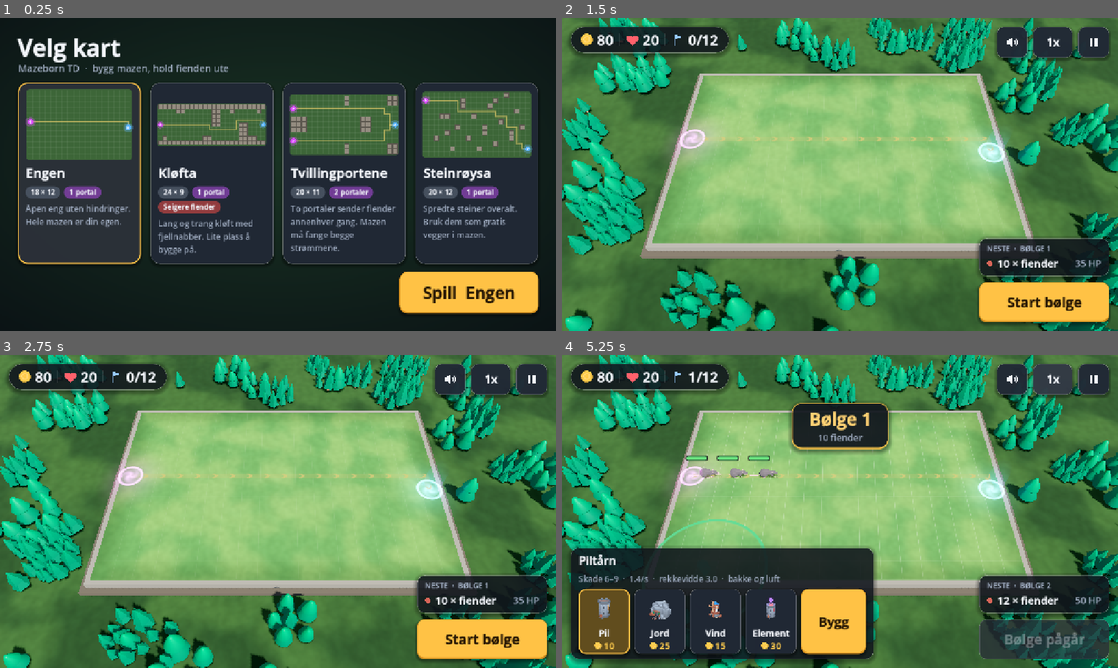
Above: before the commit, frames 1-4 (two rows, left to right).
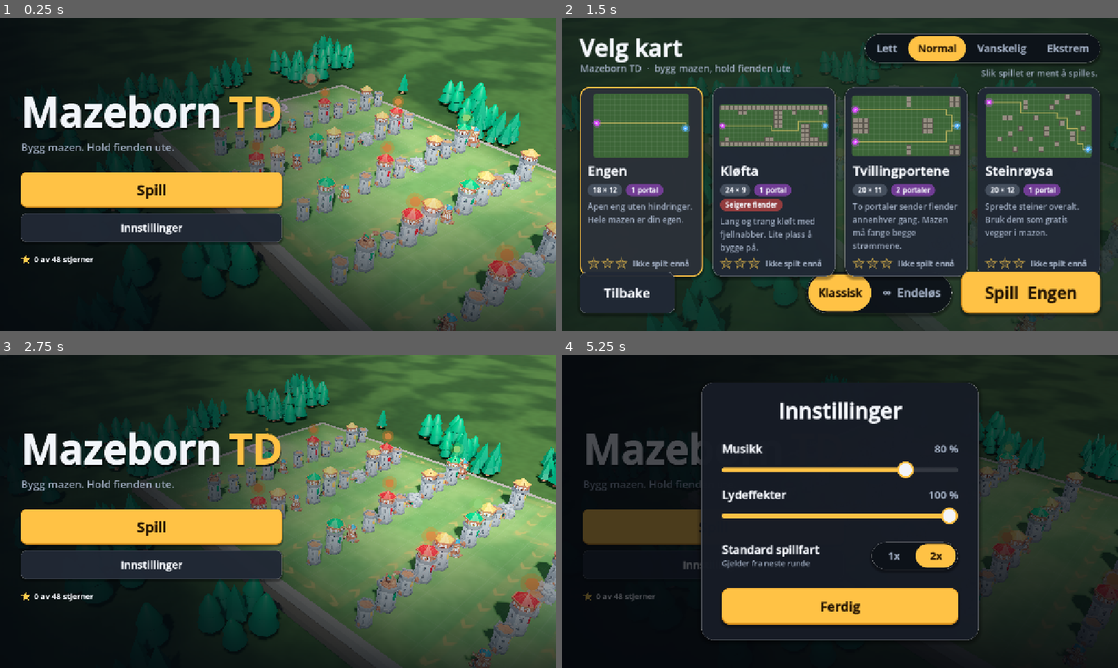
Above: after the commit, the same moments.

Repository: kristofferchr/Mazeborn-td
Game: Godot game, scene res://main.tscn
Same seed, same stepped clock (60 frames per second), same inputs: the game is played once before the commit and once after it.
Inputs (mouse positions are in pixels of both pictures, inside the frame that each line leads up to):
- Up to frame 1 (0.25 s): no input
- Up to frame 2 (1.5 s): click "Spill Engen" (after the commit: "Spill") at 0.5 s; click (840, 293) at 1.25 s, where only the run after the commit has a clickable "Klassisk"
- Up to frame 3 (2.75 s): click (66, 630) at 2 s, where only the run after the commit has a clickable "Tilbake"
- Up to frame 4 (5.25 s): click (712, 564) at 2.75 s, where only the run after the commit has a clickable "Innstillinger"; click (1045, 639) at 3.5 s, where only the run before the commit has a clickable "Start bølge"; click "1x" at 4.25 s; click "2x" at 5 s

The runs differ from the first frame. In frame 1, 72% of the frame differs, in the area x 3-100%, y 0-100%; in frame 2, 91%; in frame 3, 91%, in the area x 0-100%, y 0-100%; in frame 4, 86%.

Commit message:
Add a title screen and difficulty, mode and stars to the map select
The app starts on a title screen over a slowly circling 3D maze. The map
select gets a difficulty selector, a Klassisk/Endeløs selector and the
best result with stars per map, and sends its options (difficulty and
mode) with play_pressed. tools/menus.tscn renders each menu for
screenshots.

Co-Authored-By: Claude Opus 5.5 <noreply@anthropic.com>
Claude-Session: https://claude.ai/code/session_01N2P7G3PxPiaDcM9ztRnmNf

Diff:
--- a/game/main.gd
+++ b/game/main.gd
@@ -1,42 +1,79 @@
 extends Node
-## The app: the map select first, then a round on the chosen map (round.tscn).
-## "Prøv igjen" starts the same map again and "Velg kart" goes back to the
-## map select, with the last map chosen.
+## The app: the title screen, then the map select (with the difficulty), then
+## a round on the chosen map (round.tscn). Both menus sit over a slowly
+## circling 3D map (MenuBackdrop). "Prøv igjen" starts the same map and options
+## again; "Velg kart" and "Avslutt til kart" go back to the map select. The
+## last map, difficulty and mode are kept in the settings (UserSettings).
 
 const ROUND := preload("res://round.tscn")
 
-static var last_map := Maps.DEFAULT
-
+var backdrop: MenuBackdrop
+var title: TitleScreen
 var menu: MapSelect
 var current_round: Round
 
 
 func _ready() -> void:
-	show_menu()
+	show_title()
+
+
+func show_title() -> void:
+	_clear()
+	_ensure_backdrop()
+	title = TitleScreen.new()
+	title.play_pressed.connect(show_menu, CONNECT_DEFERRED)
+	add_child(title)
 
 
 func show_menu() -> void:
 	_clear()
+	_ensure_backdrop()
+	var settings := UserSettings.open()
 	menu = MapSelect.new()
-	menu.selected = last_map
+	menu.selected = settings.map_id
+	menu.difficulty = settings.difficulty
+	menu.endless = settings.mode == Progress.ENDLESS
 	menu.play_pressed.connect(play, CONNECT_DEFERRED)
+	menu.back_pressed.connect(show_title, CONNECT_DEFERRED)
 	add_child(menu)
 
 
-func play(map_id: String) -> void:
-	last_map = map_id
+## Starts a round. options go to Game.create_map as they are (difficulty and
+## any keys other menus add).
+func play(map_id: String, options: Dictionary = {}) -> void:
+	var settings := UserSettings.open()
+	settings.map_id = map_id
+	settings.difficulty = str(options.get("difficulty", settings.difficulty))
+	settings.mode = Progress.mode_of(options)
+	settings.save()
 	_clear()
+	_free(backdrop)
+	backdrop = null
 	current_round = ROUND.instantiate() as Round
 	current_round.map_id = map_id
-	current_round.retry_requested.connect(play.bind(map_id), CONNECT_DEFERRED)
+	current_round.options = options.duplicate(true)
+	current_round.retry_requested.connect(play.bind(map_id, options), CONNECT_DEFERRED)
 	current_round.maps_requested.connect(show_menu, CONNECT_DEFERRED)
 	add_child(current_round)
 
 
+func _ensure_backdrop() -> void:
+	if not is_instance_valid(backdrop):
+		backdrop = MenuBackdrop.new()
+		backdrop.map_id = UserSettings.open().map_id
+		add_child(backdrop)
+		move_child(backdrop, 0)
+
+
 func _clear() -> void:
-	for n: Node in [menu, current_round]:
-		if is_instance_valid(n):
-			remove_child(n)
-			n.queue_free()
+	for n: Node in [title, menu, current_round]:
+		_free(n)
+	title = null
 	menu = null
 	current_round = null
+
+
+func _free(n: Node) -> void:
+	if is_instance_valid(n):
+		remove_child(n)
+		n.queue_free()
--- /dev/null
+++ b/game/tools/menus.gd
@@ -0,0 +1,78 @@
+extends Node
+## Screenshot scene for the menus. Env MENU picks the screen: title,
+## title_settings, maps (with made-up progress), pause, settings, won or lost
+## (end screen with a new record). Progress goes to a temp file. For maps,
+## MENU_LEVEL picks the difficulty and MENU_MODE=endless the endless mode.
+## Usage: MENU=maps scripts/screenshot.sh out.png res://tools/menus.tscn 30 2532x1170
+
+const PROGRESS := "user://menus_shot_progress.cfg"
+const END_PROGRESS := "user://menus_shot_end.cfg"
+const DEMO := "res://tools/demo.tscn"
+
+
+func _ready() -> void:
+	var which := OS.get_environment("MENU")
+	if which == "":
+		which = "title"
+	var progress := _progress()
+	match which:
+		"title", "title_settings":
+			add_child(MenuBackdrop.new())
+			var title := TitleScreen.new()
+			title.progress = progress
+			add_child(title)
+			if which == "title_settings":
+				title._open_settings()
+		"maps":
+			add_child(MenuBackdrop.new())
+			var menu := MapSelect.new()
+			menu.progress = progress
+			menu.selected = "klofta"
+			var level := OS.get_environment("MENU_LEVEL")
+			menu.difficulty = level if level != "" else "normal"
+			menu.endless = OS.get_environment("MENU_MODE") == "endless"
+			add_child(menu)
+		"pause", "settings":
+			var demo: Node = load(DEMO).instantiate()
+			add_child(demo)
+			var round := demo.get_child(0) as Round
+			for i in 15:  # let the HUD and the board catch up first
+				await get_tree().process_frame
+			round.set_paused(true)
+			if which == "settings":
+				round.hud._pause_menu.settings_pressed.emit()
+		"won", "lost":
+			var demo: Node = load(DEMO).instantiate()
+			add_child(demo)
+			var round := demo.get_child(0) as Round
+			# A fresh file: the first win is a new record.
+			round.progress_path = END_PROGRESS
+			if FileAccess.file_exists(END_PROGRESS):
+				DirAccess.remove_absolute(ProjectSettings.globalize_path(END_PROGRESS))
+			var game := round.game
+			game.creeps.clear()
+			if which == "won":
+				game.wave = game.waves.size()
+				game.lives = 17
+				game.phase = Game.Phase.WON
+			else:
+				game.lives = 0
+				game.phase = Game.Phase.LOST
+			game.game_over.emit(which == "won")
+
+
+## Some made-up results: Engen won flawlessly, Kløfta won narrowly, a loss on
+## Tvillingportene, Steinrøysa not played.
+func _progress() -> Progress:
+	var p := Progress.new(PROGRESS)
+	p.record("engen", "normal", {"won": true, "lives": 20, "wave": 12, "waves": 12, "stars": 3})
+	p.record("klofta", "normal", {"won": true, "lives": 4, "wave": 12, "waves": 12, "stars": 1})
+	p.record(
+		"tvillingportene", "normal", {"won": false, "lives": 0, "wave": 9, "waves": 12, "stars": 0}
+	)
+	p.record("engen", "hard", {"won": true, "lives": 12, "wave": 12, "waves": 12, "stars": 2})
+	p.record("engen", "easy", {"won": true, "lives": 30, "wave": 12, "waves": 12, "stars": 3})
+	for id: String in ["engen", "klofta"]:
+		p.record(id, "normal", {"wave": 31 if id == "engen" else 18, "mode": "endless"})
+	p.save()
+	return p
--- /dev/null
+++ b/game/tools/menus.tscn
@@ -0,0 +1,6 @@
+[gd_scene load_steps=2 format=3]
+
+[ext_resource type="Script" path="res://tools/menus.gd" id="1"]
+
+[node name="Menus" type="Node"]
+script = ExtResource("1")
--- a/game/view/map_select.gd
+++ b/game/view/map_select.gd
@@ -1,30 +1,57 @@
 class_name MapSelect
 extends Control
-## Map select before a round: a card per map (schematic, name, description and
-## chips) and a "Spill" button for the chosen one. Look: UiStyle.
-
-signal play_pressed(map_id: String)
+## Map select before a round: a difficulty selector, a card per map (schematic,
+## name, chips, description and the best result on the chosen difficulty and
+## mode, with stars), "Tilbake", a mode selector (Klassisk / Endeløs) and a
+## "Spill" button for the chosen map. Look: UiStyle.
+## Drawn over the MenuBackdrop with a translucent shade (opaque on its own).
+
+## options for Game.create_map: {"difficulty": id, "mode": "classic"|"endless"}.
+signal play_pressed(map_id: String, options: Dictionary)
+signal back_pressed
 
 const MARGIN := 40.0
 const GAP := 22
 
 var selected := Maps.DEFAULT
+var difficulty := Difficulty.DEFAULT
+var endless := false  # play the endless mode
+var progress: Progress
+var opaque := false  # draw the backdrop fully (no 3D behind)
 
 var _cards: Dictionary = {}  # map id -> Button
 var _grid: GridContainer
 var _play: Button
+var _back_button: Button
 var _title: Label
 var _subtitle: Label
+var _levels: Segmented
+var _level_text: Label
+var _modes: Segmented
 var _back: Texture2D
 
 
 func _ready() -> void:
-	set_anchors_preset(Control.PRESET_FULL_RECT)
+	set_anchors_and_offsets_preset(Control.PRESET_FULL_RECT)
 	theme = UiStyle.theme()
+	if progress == null:
+		progress = Progress.open()
+	if not Difficulty.exists(difficulty):
+		difficulty = Difficulty.DEFAULT
 	_build()
 	get_viewport().size_changed.connect(_layout)
 	_select(selected if _cards.has(selected) else Maps.DEFAULT)
+	_set_difficulty(difficulty)
 	_layout()
+
+
+## Options for the chosen difficulty and mode, as sent with play_pressed.
+func options() -> Dictionary:
+	return {"difficulty": difficulty, "mode": Progress.ENDLESS if endless else Progress.CLASSIC}
+
+
+func _mode() -> String:
+	return Progress.ENDLESS if endless else Progress.CLASSIC
 
 
 func _build() -> void:
@@ -33,6 +60,24 @@
 	add_child(_title)
 	_subtitle = UiStyle.label("Mazeborn TD  ·  bygg mazen, hold fienden ute", 22, UiStyle.MUTED)
 	add_child(_subtitle)
+
+	var names: Array[String] = []
+	for id in Difficulty.ids():
+		names.append(Difficulty.display_name(id))
+	_levels = Segmented.make(names, Difficulty.ids().find(difficulty), 24, 68)
+	_levels.changed.connect(func(i: int) -> void: _set_difficulty(Difficulty.ids()[i]))
+	add_child(_levels)
+	_level_text = UiStyle.label("", 20, UiStyle.MUTED)
+	_level_text.horizontal_alignment = HORIZONTAL_ALIGNMENT_RIGHT
+	add_child(_level_text)
+	var modes: Array[String] = ["Klassisk", "∞  Endeløs"]
+	_modes = Segmented.make(modes, 1 if endless else 0, 26, 96)
+	_modes.changed.connect(
+		func(i: int) -> void:
+			endless = i == 1
+			_show_results()
+	)
+	add_child(_modes)
 
 	_grid = GridContainer.new()
 	_grid.add_theme_constant_override("h_separation", GAP)
@@ -43,13 +88,22 @@
 		_grid.add_child(card)
 		_cards[id] = card
 
+	_back_button = Button.new()
+	_back_button.text = "Tilbake"
+	_back_button.focus_mode = Control.FOCUS_NONE
+	_back_button.custom_minimum_size = Vector2(220, 96)
+	_back_button.add_theme_font_size_override("font_size", 30)
+	UiStyle.style_button(_back_button, "secondary")
+	_back_button.pressed.connect(func() -> void: back_pressed.emit())
+	add_child(_back_button)
+
 	_play = Button.new()
 	_play.text = "Spill"
 	_play.focus_mode = Control.FOCUS_NONE
 	_play.custom_minimum_size = Vector2(320, 96)
 	_play.add_theme_font_size_override("font_size", 38)
 	UiStyle.style_button(_play, "primary")
-	_play.pressed.connect(func() -> void: play_pressed.emit(selected))
+	_play.pressed.connect(func() -> void: play_pressed.emit(selected, options()))
 	add_child(_play)
 
 
@@ -88,8 +142,7 @@
 	var preview := MapPreview.make(grid, Vector2(0, 150))
 	preview.name = "Preview"
 	box.add_child(preview)
-	var title := UiStyle.label(str(m.name), 30, UiStyle.TEXT, true)
-	box.add_child(title)
+	box.add_child(UiStyle.label(str(m.name), 30, UiStyle.TEXT, true))
 	var chips := HFlowContainer.new()
 	chips.add_theme_constant_override("h_separation", 8)
 	chips.add_theme_constant_override("v_separation", 6)
@@ -105,7 +158,33 @@
 	text.autowrap_mode = TextServer.AUTOWRAP_WORD_SMART
 	text.size_flags_vertical = Control.SIZE_EXPAND_FILL
 	box.add_child(text)
+	# The best result on the chosen difficulty: stars and a line of text.
+	var result := HBoxContainer.new()
+	result.add_theme_constant_override("separation", 12)
+	result.mouse_filter = Control.MOUSE_FILTER_IGNORE
+	var stars := UiStyle.stars(0, 28)
+	stars.name = "Stars"
+	stars.size_flags_vertical = Control.SIZE_SHRINK_CENTER
+	result.add_child(stars)
+	var best := UiStyle.label("", 18, UiStyle.MUTED, true)
+	best.name = "Best"
+	best.size_flags_vertical = Control.SIZE_SHRINK_CENTER
+	best.size_flags_horizontal = Control.SIZE_EXPAND_FILL
+	best.autowrap_mode = TextServer.AUTOWRAP_WORD_SMART
+	result.add_child(best)
+	box.add_child(result)
 	return card
+
+
+## Text for the best result on a map: "Beste: seier, 14 liv igjen" ...
+static func best_text(best: Dictionary) -> String:
+	if best.is_empty():
+		return "Ikke spilt ennå"
+	if bool(best.won):
+		return "Beste: seier, %d liv igjen" % int(best.lives)
+	if int(best.get("waves", 0)) <= 0:
+		return "Beste: bølge %d" % int(best.wave)  # endless
+	return "Beste: bølge %d av %d" % [int(best.wave), int(best.waves)]
 
 
 func _select(id: String) -> void:
@@ -114,6 +193,29 @@
 		(_cards[key] as Button).set_pressed_no_signal(key == id)
 	if _play:
 		_play.text = "Spill  %s" % Maps.load_map(id).name
+
+
+func _set_difficulty(id: String) -> void:
+	difficulty = id
+	_levels.select(Difficulty.ids().find(id))
+	_level_text.text = str(Difficulty.level(id).get("description", ""))
+	_show_results()
+
+
+## Stars (classic) and the best result on every card for the chosen difficulty
+## and mode.
+func _show_results() -> void:
+	for map_id: String in _cards:
+		var card := _cards[map_id] as Button
+		var best := progress.best(map_id, difficulty, _mode())
+		var stars := card.find_child("Stars", true, false) as HBoxContainer
+		UiStyle.set_stars(stars, progress.stars(map_id, difficulty))
+		stars.visible = not endless
+		var label := card.find_child("Best", true, false) as Label
+		label.text = best_text(best)
+		var good := bool(best.get("won", false)) or (endless and not best.is_empty())
+		label.add_theme_color_override("font_color", UiStyle.GOLD if good else UiStyle.MUTED)
+	_place()
 
 
 ## Cards in one row on wide screens and in two on narrower ones, sized to fit
@@ -124,11 +226,11 @@
 	_grid.columns = cols
 	var rows := ceili(_cards.size() / float(cols))
 	var w := clampf((area.size.x - GAP * (cols - 1)) / cols, 240.0, 560.0)
-	var h := clampf((area.size.y - 230.0 - GAP * (rows - 1)) / rows, 220.0, 420.0)
+	var h := clampf((area.size.y - 250.0 - GAP * (rows - 1)) / rows, 220.0, 440.0)
 	for card: Button in _cards.values():
 		card.custom_minimum_size = Vector2(w, h)
 		var preview := card.find_child("Preview", true, false) as Control
-		preview.custom_minimum_size.y = clampf(h * 0.38, 90.0, 170.0)
+		preview.custom_minimum_size.y = clampf(h * 0.36, 90.0, 170.0)
 	_place()
 	_fit_cards.call_deferred()
 
@@ -145,17 +247,37 @@
 
 
 func _place() -> void:
+	if _grid == null:
+		return
 	var area := _area()
 	_grid.reset_size()
 	_title.position = area.position
 	_subtitle.position = area.position + Vector2(2, 68)
-	var grid_top := area.position.y + 116.0
+	_levels.reset_size()
+	_levels.position = Vector2(area.end.x - _levels.size.x, area.position.y + 4.0)
+	_level_text.reset_size()
+	_level_text.position = Vector2(
+		area.end.x - _level_text.size.x - 8.0, _levels.position.y + _levels.size.y + 8.0
+	)
+	# On narrow screens the selector goes under the title.
+	var title_end := area.position.x + maxf(_title.size.x, _subtitle.size.x) + 32.0
+	var grid_top := area.position.y + 126.0
+	if _levels.position.x < title_end:
+		_levels.position = Vector2(area.position.x, area.position.y + 112.0)
+		_level_text.position = Vector2(
+			_levels.position.x + _levels.size.x + 18.0,
+			_levels.position.y + (_levels.size.y - _level_text.size.y) / 2.0
+		)
+		grid_top = _levels.position.y + _levels.size.y + 24.0
 	_grid.position = Vector2(area.get_center().x - _grid.size.x / 2.0, grid_top)
 	_play.size = _play.custom_minimum_size
 	_play.reset_size()
-	_play.position = Vector2(
-		area.end.x - _play.size.x, minf(grid_top + _grid.size.y + 26.0, area.end.y - _play.size.y)
-	)
+	var buttons_y := minf(grid_top + _grid.size.y + 26.0, area.end.y - _play.size.y)
+	_play.position = Vector2(area.end.x - _play.size.x, buttons_y)
+	_back_button.reset_size()
+	_back_button.position = Vector2(area.position.x, buttons_y)
+	_modes.reset_size()
+	_modes.position = Vector2(_play.position.x - 22.0 - _modes.size.x, buttons_y)
 	queue_redraw()
 
 
@@ -172,8 +294,10 @@
 
 func _draw() -> void:
 	var vp := get_viewport_rect().size
-	draw_rect(Rect2(Vector2.ZERO, vp), Color(0.03, 0.05, 0.07))
-	draw_texture_rect(_back, Rect2(Vector2.ZERO, vp), false)
+	var a := 1.0 if opaque else 0.82
+	if opaque:
+		draw_rect(Rect2(Vector2.ZERO, vp), Color(0.03, 0.05, 0.07))
+	draw_texture_rect(_back, Rect2(Vector2.ZERO, vp), false, Color(1, 1, 1, a))
 
 
 ## Dark backdrop with a soft green glow in the middle.
--- /dev/null
+++ b/game/view/menu_backdrop.gd
@@ -0,0 +1,64 @@
+class_name MenuBackdrop
+extends Node3D
+## Behind the menus: a map with a finished maze and creeps walking through it,
+## seen by a camera that slowly circles it. The game runs with endless lives
+## and loops over the first waves. No sound and no input. Same lighting as a
+## round (Round.add_environment).
+
+const ORBIT_SPEED := 0.045  # radians per second
+const LOOP_WAVES := 6  # waves shown before starting over
+const KINDS := ["arrow", "arrow", "earth", "arrow", "elemental", "arrow", "wind", "elemental"]
+const ELEMENTS := ["fire", "ice", "lightning", "nature"]
+
+var map_id := Maps.DEFAULT
+var game: Game
+var board: BoardView
+var camera: Camera3D
+var angle := 0.6
+var h_shift := 0.28  # share of the orbit radius the view is moved left
+
+
+func _ready() -> void:
+	game = Game.create_map(map_id, 7)
+	game.lives = 1 << 30
+	game.gold = 1 << 20
+	Round.add_environment(self)
+	board = BoardView.new()
+	add_child(board)
+	board.setup(game)
+	var plan := MazePlan.serpentine(game.grid)
+	for i in plan.size():
+		game.build(plan[i], KINDS[i % KINDS.size()] if i >= 4 else "arrow")
+	var k := 0
+	for cell: Vector2i in game.towers.keys():
+		var tower: Tower = game.towers[cell]
+		if tower.kind == "elemental":
+			game.upgrade(cell, ELEMENTS[k % ELEMENTS.size()])
+		elif k % 3 == 1:
+			game.upgrade(cell)
+		k += 1
+	camera = Camera3D.new()
+	camera.fov = 40.0
+	camera.far = 200.0
+	add_child(camera)
+	camera.make_current()
+	_place_camera()
+
+
+func _process(delta: float) -> void:
+	if game.phase == Game.Phase.BUILD:
+		if game.wave >= LOOP_WAVES:
+			game.wave = 0
+		game.start_wave()
+	game.simulate(minf(delta, 0.25))
+	angle += delta * ORBIT_SPEED
+	_place_camera()
+
+
+func _place_camera() -> void:
+	var size := Vector2(game.grid.size)
+	var center := Vector3(size.x / 2.0, 0.0, size.y / 2.0)
+	var radius := maxf(size.x, size.y) * 0.85
+	var eye := center + Vector3(cos(angle) * radius, radius * 0.6, sin(angle) * radius)
+	camera.look_at_from_position(eye, center)
+	camera.h_offset = -radius * h_shift  # the map sits to the right of the menu
--- /dev/null
+++ b/game/view/title_screen.gd
@@ -0,0 +1,125 @@
+class_name TitleScreen
+extends Control
+## The start screen over the MenuBackdrop: the name, "Spill", "Innstillinger"
+## and the stars earned so far. Look: UiStyle.
+
+signal play_pressed
+
+const MARGIN := 64.0
+
+var progress: Progress
+var _column: VBoxContainer
+var _settings: SettingsPanel
+var _shade: GradientTexture2D
+var _floor: GradientTexture2D
+
+
+func _ready() -> void:
+	set_anchors_and_offsets_preset(Control.PRESET_FULL_RECT)
+	theme = UiStyle.theme()
+	if progress == null:
+		progress = Progress.open()
+	_shade = _gradient(Color(0.02, 0.04, 0.06, 0.95), Color(0.02, 0.04, 0.06, 0.0), false)
+	_shade.gradient.add_point(0.45, Color(0.02, 0.04, 0.06, 0.75))
+	_floor = _gradient(Color(0.02, 0.04, 0.06, 0.0), Color(0.02, 0.04, 0.06, 0.75), true)
+	_build()
+	get_viewport().size_changed.connect(_layout)
+	_layout()
+
+
+func _build() -> void:
+	_column = VBoxContainer.new()
+	_column.add_theme_constant_override("separation", 0)
+	add_child(_column)
+	var name_row := HBoxContainer.new()
+	name_row.add_theme_constant_override("separation", 22)
+	var title := UiStyle.label("Mazeborn", 124, UiStyle.TEXT, true)
+	title.add_theme_color_override("font_shadow_color", Color(0, 0, 0, 0.45))
+	title.add_theme_constant_override("shadow_offset_y", 6)
+	name_row.add_child(title)
+	var td := UiStyle.label("TD", 124, UiStyle.ACCENT, true)
+	td.add_theme_color_override("font_shadow_color", Color(0, 0, 0, 0.45))
+	td.add_theme_constant_override("shadow_offset_y", 6)
+	name_row.add_child(td)
+	_column.add_child(name_row)
+	var tagline := UiStyle.label("Bygg mazen. Hold fienden ute.", 32, UiStyle.MUTED)
+	_column.add_child(tagline)
+	_column.add_child(_gap(54))
+
+	var play := _button("Spill", "primary", func() -> void: play_pressed.emit())
+	play.custom_minimum_size = Vector2(420, 108)
+	play.add_theme_font_size_override("font_size", 44)
+	_column.add_child(play)
+	_column.add_child(_gap(18))
+	var settings := _button("Innstillinger", "secondary", _open_settings)
+	settings.custom_minimum_size = Vector2(420, 88)
+	_column.add_child(settings)
+	_column.add_child(_gap(36))
+
+	var stars := HBoxContainer.new()
+	stars.add_theme_constant_override("separation", 10)
+	stars.add_child(UiIcon.make("star", UiStyle.GOLD, 30))
+	var total := 0
+	var maps := Maps.ids()
+	for level in Difficulty.ids():
+		total += progress.total_stars(level, maps)
+	var most := maps.size() * Difficulty.ids().size() * Progress.MAX_STARS
+	stars.add_child(UiStyle.label("%d av %d stjerner" % [total, most], 24, UiStyle.TEXT, true))
+	_column.add_child(stars)
+
+	_settings = SettingsPanel.new()
+	add_child(_settings)
+
+
+func _open_settings() -> void:
+	_settings.open()
+
+
+func _layout() -> void:
+	var vp := get_viewport_rect().size
+	size = vp
+	var inset := UiStyle.safe_insets(get_viewport())
+	# Smaller screens get a smaller title column.
+	var k := clampf(minf(vp.x / 1700.0, vp.y / 900.0), 0.6, 1.4)
+	_column.scale = Vector2(k, k)
+	_column.reset_size()
+	var left: float = MARGIN * k + inset.left
+	_column.position = Vector2(left, (vp.y - _column.size.y * k) / 2.0)
+	queue_redraw()
+
+
+func _draw() -> void:
+	var vp := get_viewport_rect().size
+	draw_texture_rect(_shade, Rect2(Vector2.ZERO, Vector2(vp.x * 0.75, vp.y)), false)
+	draw_texture_rect(_floor, Rect2(Vector2(0, vp.y * 0.55), Vector2(vp.x, vp.y * 0.45)), false)
+
+
+func _button(text: String, kind: String, on_pressed: Callable) -> Button:
+	var b := Button.new()
+	b.text = text
+	b.focus_mode = Control.FOCUS_NONE
+	b.add_theme_font_size_override("font_size", 32)
+	UiStyle.style_button(b, kind)
+	b.pressed.connect(on_pressed)
+	return b
+
+
+func _gap(h: float) -> Control:
+	var c := Control.new()
+	c.custom_minimum_size = Vector2(0, h)
+	c.mouse_filter = Control.MOUSE_FILTER_IGNORE
+	return c
+
+
+## A linear gradient from `a` to `b`, left to right (or top to bottom).
+static func _gradient(a: Color, b: Color, vertical: bool) -> GradientTexture2D:
+	var g := Gradient.new()
+	g.set_color(0, a)
+	g.set_color(1, b)
+	var tex := GradientTexture2D.new()
+	tex.gradient = g
+	tex.fill_from = Vector2.ZERO
+	tex.fill_to = Vector2(0, 1) if vertical else Vector2(1, 0)
+	tex.width = 64 if not vertical else 4
+	tex.height = 64 if vertical else 4
+	return tex
Not shown, added: game/tools/menus.gd.uid
Not shown, added: game/view/menu_backdrop.gd.uid
Not shown, added: game/view/title_screen.gd.uid
